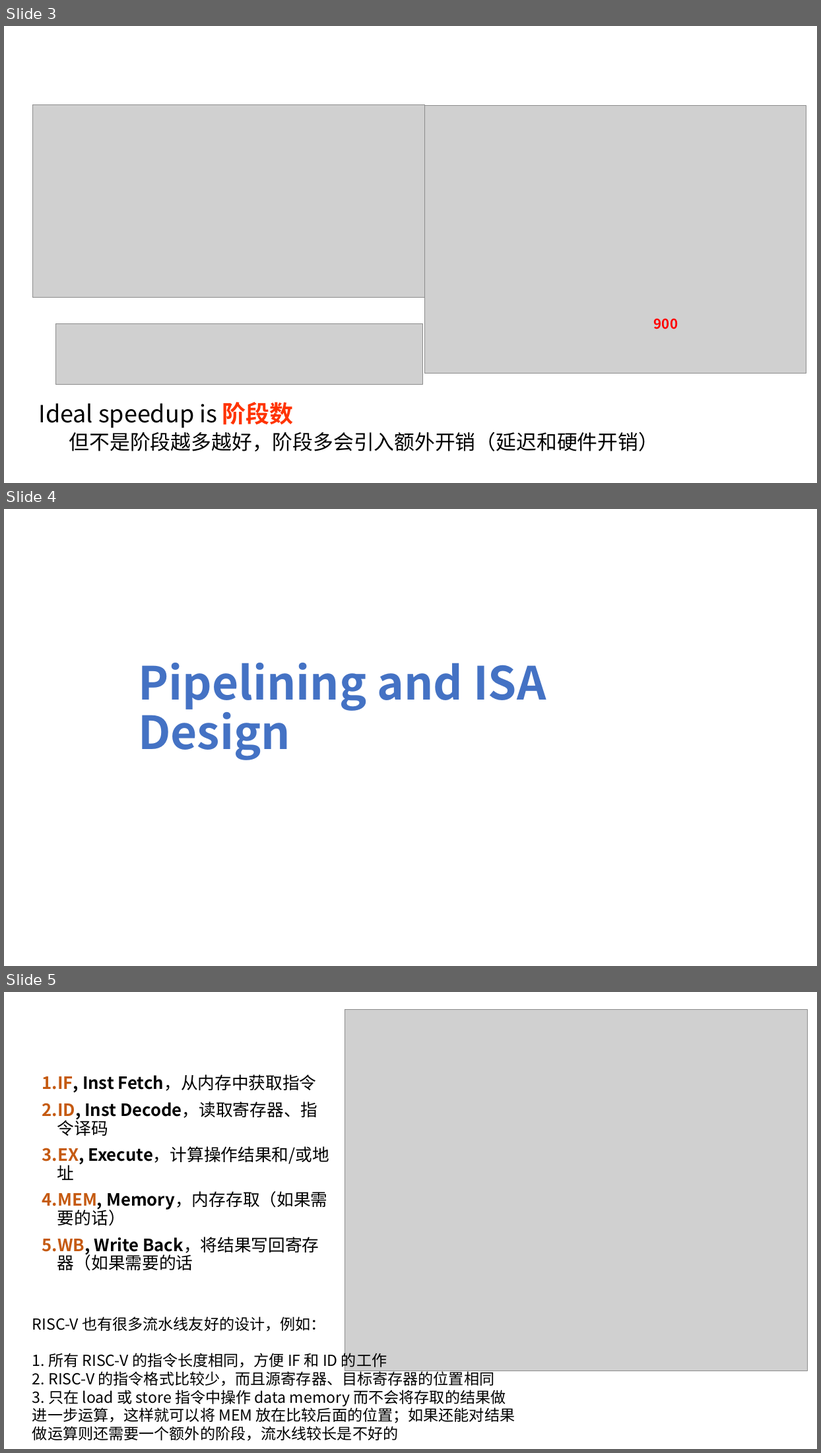
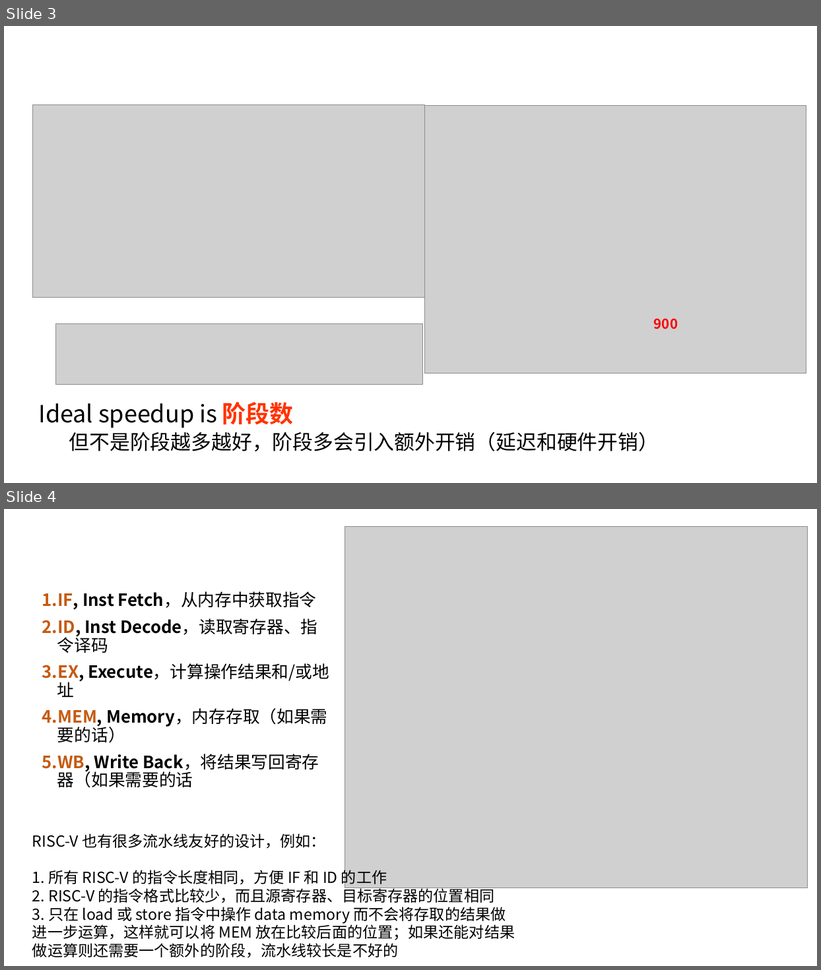
Before and after one commit to weichow23/zju_course, a slide deck: 计算机组成与设计/整理的ppt/4_2 流水线CPU.pptx. Shown one above the other, each under a label of ours: slides 3, 4 and 5 before the commit, slides 3 and 4 after it. The pictures are 821x1453 and 821x970 pixels, drawn with LibreOffice and Linux fonts; fonts in the diff are those of the drawing; grey boxes stand for pictures. Boxes give left, top, right and bottom in pixels: in the first picture for what was removed or moved away, otherwise in the second. Text is boxed around its words. In the diff, an @@ line names an element or a change of style, - is before the commit and + after.

```diff
--- a/计算机组成与设计/整理的ppt/4_2 流水线CPU.pptx
+++ b/计算机组成与设计/整理的ppt/4_2 流水线CPU.pptx
@@ slide 4 removed at [4,509,817,966], background #FFFFFF @@
@@ title removed at [138,663,547,760] @@
-Pipelining and ISA Design
@@ what was slide 5 is now slide 4 @@
```
Also in this commit, not shown: 1 slide changed, 1 slide added, 3 other files.
